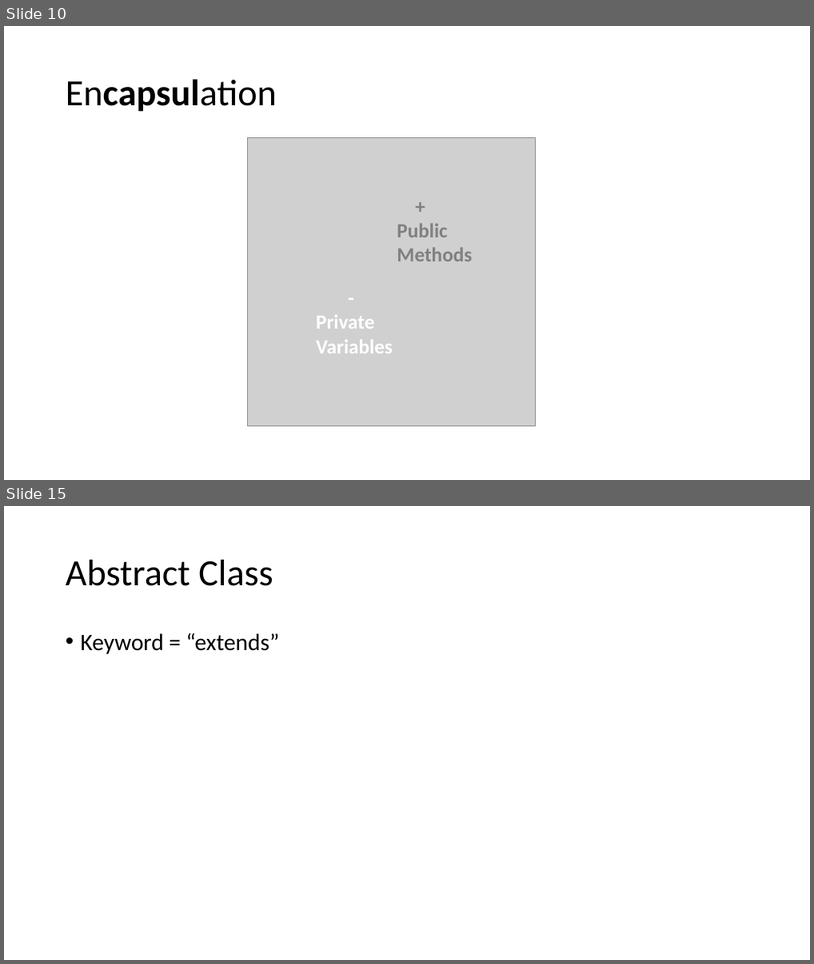
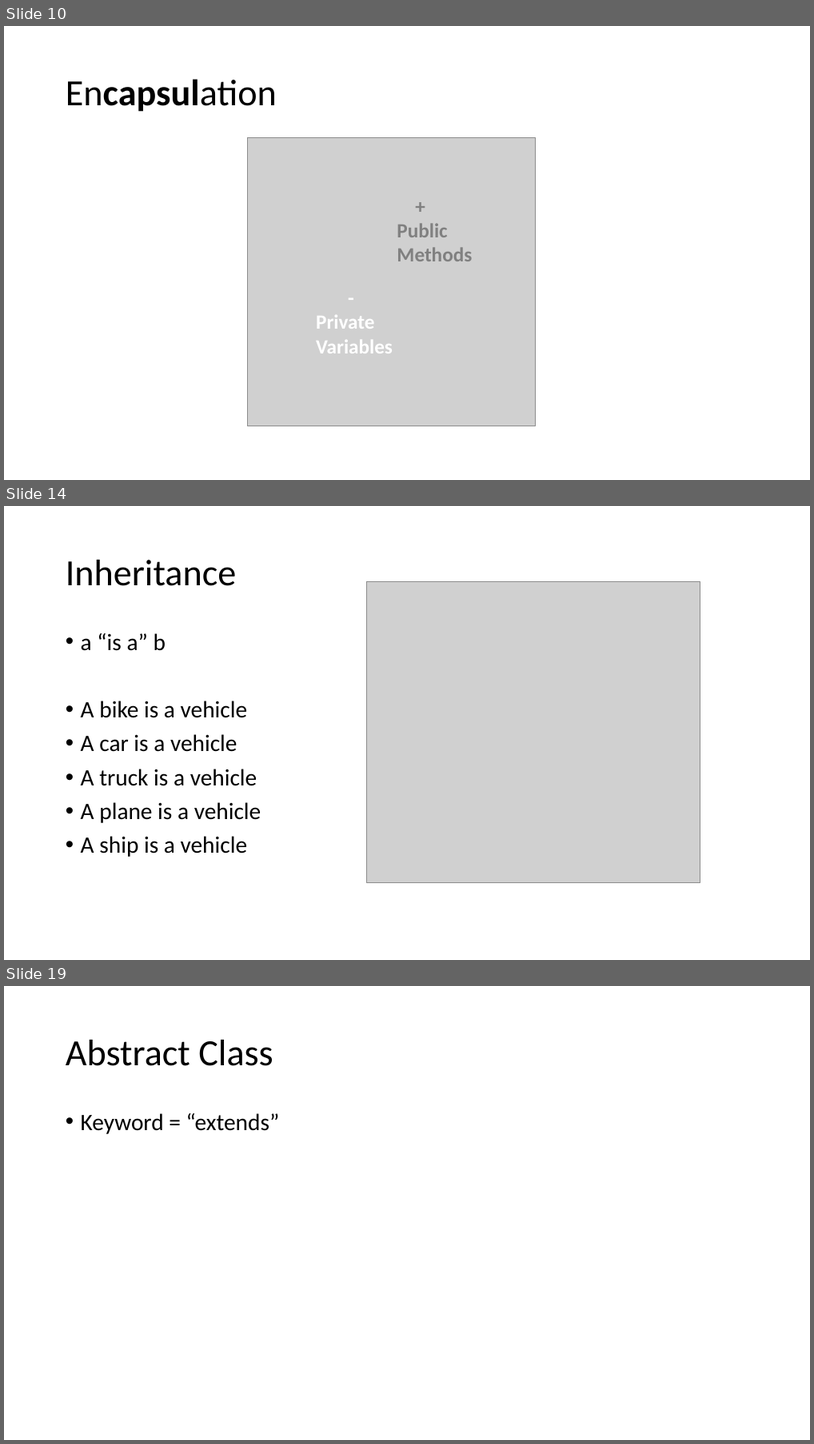
Before and after one commit to mcjavabootcamp/CourseWiki, a slide deck: TeachingMaterials/Object Oriented Programming.pptx. Shown one above the other, each under a label of ours: slides 10 and 15 before the commit, slides 10, 14 and 19 after it; the slides between them are not shown. The pictures are 814x964 and 814x1444 pixels, drawn with LibreOffice and Linux fonts; fonts in the diff are those of the drawing; grey boxes stand for pictures. Boxes give left, top, right and bottom in pixels: in the first picture for what was removed or moved away, otherwise in the second. Text is boxed around its words. In the diff, an @@ line names an element or a change of style, - is before the commit and + after.

```diff
--- a/TeachingMaterials/Object Oriented Programming.pptx
+++ b/TeachingMaterials/Object Oriented Programming.pptx
@@ slide 14 added at (4,506,810,960), background #FFFFFF @@
@@ title added at (66,560,236,586), 44 pt, text #000000 @@
+Inheritance
@@ picture added at (367,582,700,882) @@
@@ text added at (81,633,261,856), 28 pt, text #000000 @@
+• a “is a” b
+• A bike is a vehicle
+• A car is a vehicle
+• A truck is a vehicle
+• A plane is a vehicle
+• A ship is a vehicle
@@ what was slide 15 is now slide 19 @@
```
Also in this commit, not shown: 5 slides changed, 5 other slides added, 12 other files.
